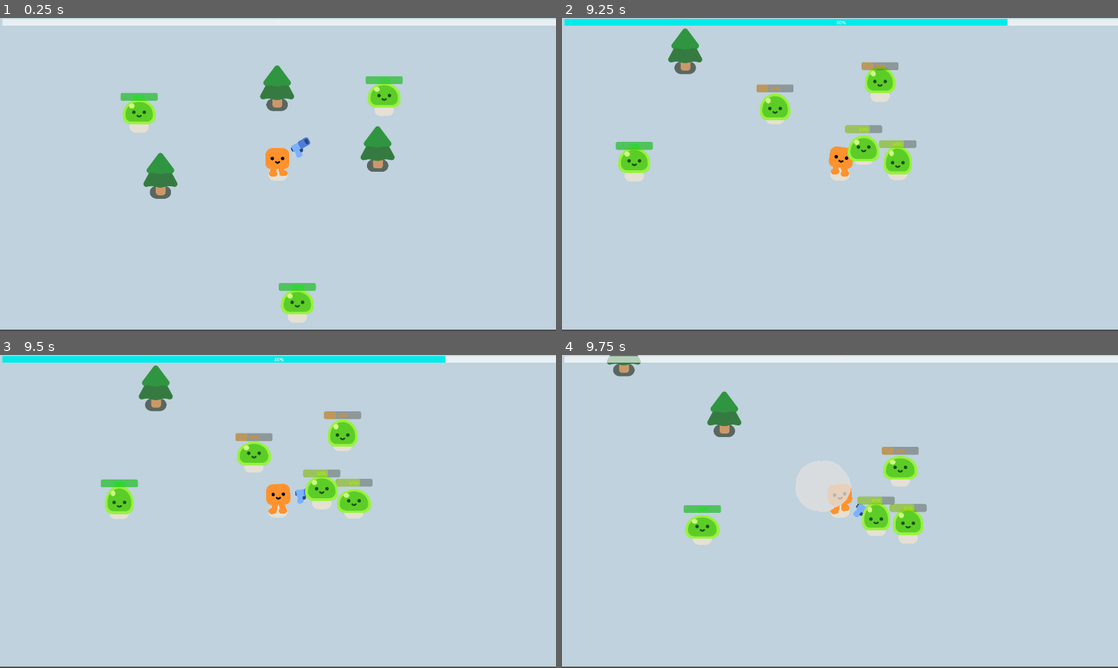
Above: before the commit, frames 1-4 (two rows, left to right).
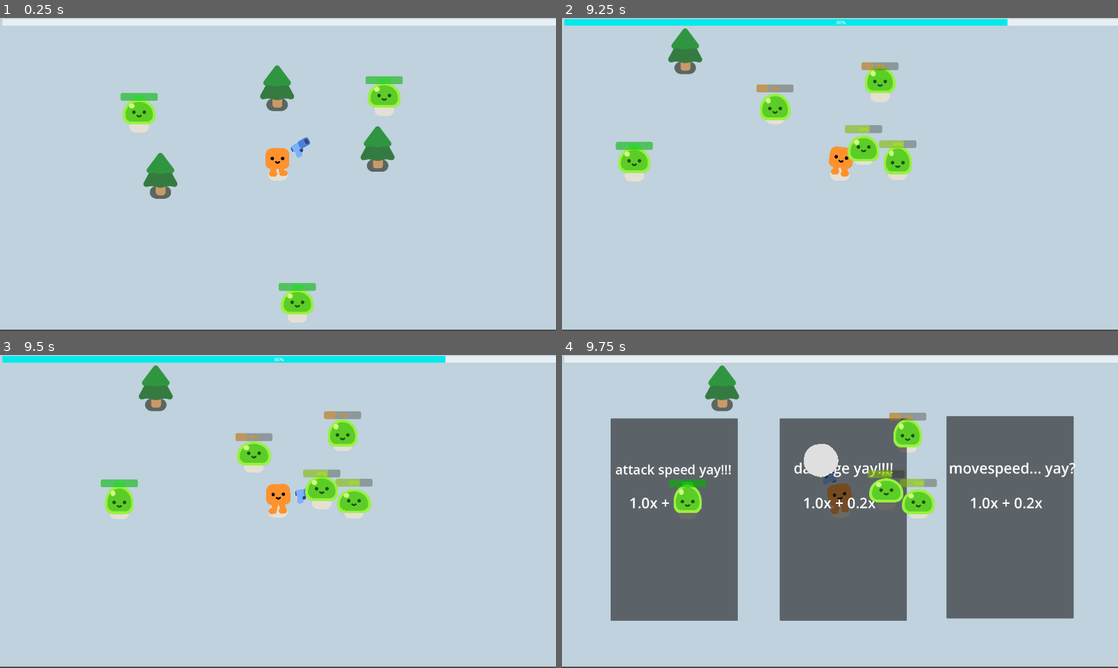
Above: after the commit, the same moments.

Repository: BromarBalkis/LampHireSurvivors
Game: Godot game, scene res://game.tscn
The game is run twice, just before and just after one commit, with the same random seed, the same clock (stepped at 60 frames per second) and the same inputs.
Inputs:
- Up to frame 1 (0.25 s): no input
- Up to frame 2 (9.25 s): hold D (move_right) 0.53-1.28 s; hold S (move_down) 1.28-2.03 s; hold D (move_right) 2.03-2.78 s; hold W (move_up) 2.78-3.53 s; hold A (move_left) 3.53-5.03 s; hold S (move_down) 5.03-5.78 s; hold D (move_right) 5.78-6.53 s; hold W (move_up) 6.53-7.28 s; hold D (move_right) 7.28-8.03 s; hold S (move_down) 8.03-8.78 s; hold A (move_left) from 8.78 s (still down)
- Up to frame 3 (9.5 s): keep holding A (move_left)
- Up to frame 4 (9.75 s): release A (move_left) at 9.53 s; hold W (move_up) from 9.53 s (still down)

Frames 1-3 are identical in both runs. In frame 4, 46% of the frame differs, in the area x 8-93%, y 0-85%.

Commit message:
added primitive level up screen and mechanics

Diff:
--- a/Gun2.gd
+++ b/Gun2.gd
@@ -2,17 +2,25 @@
 
 var enemies_in_range
 var target_enemy
+var player
+
+@export var damage: float = 35
 
 var bullet_scene = preload("res://bullet.tscn")
 
 @onready var gun_sprite = $WeaponPivot/Pistol
 @onready var bullet_container = $bulletContainer
 
+func _ready() -> void:
+	SignalBus.value_update.connect(update_values)
+	player = get_tree().get_first_node_in_group("player")
+
+
 func _physics_process(_delta: float) -> void:
 	enemies_in_range = collision_result #returns array
 	if enemies_in_range.size() > 0:
 		target_enemy = get_collider(0) #gets the closest guy
-		if target_enemy != null:
+		if target_enemy != null: #tldr use target_enemy for anything targetting enemies
 			look_at(target_enemy.global_position)
 	rotate_gun()
 
@@ -32,3 +40,7 @@
 		bullet_container.add_child(bullet_instance)
 		bullet_instance.global_position = $WeaponPivot/Pistol/Bullethole.global_position
 		bullet_instance.global_rotation = $WeaponPivot/Pistol/Bullethole.global_rotation
+
+func update_values() -> void:
+	$FiringSpeed.wait_time = 0.5/player.player_atk_spd
+	damage = 35*player.player_dmg_mult
--- a/bullet.gd
+++ b/bullet.gd
@@ -1,16 +1,19 @@
 extends Area2D
 
 
-@export var damage: float = 35
+var damage
+var target
+var gun
 
-var target
 var speed = Vector2(1000,1000)
 var travelled_distance = 0
 var starting_position
 
 func _ready() -> void:
-	if get_tree().get_first_node_in_group("gun").target_enemy != null: #sometimes game would crash if it targeted a queue_freed enemy
-		target = get_tree().get_first_node_in_group("gun").target_enemy.global_position
+	gun = get_tree().get_first_node_in_group("gun")
+	damage = gun.damage
+	if gun.target_enemy != null: #sometimes game would crash if it targeted a queue_freed enemy
+		target = gun.target_enemy.global_position
 		starting_position = get_tree().get_first_node_in_group("firing_point").global_position #gotta be an easier way to pass this but thats a later problem
 		#without starting position the global_position is 0,0 in the calc
 		target = (target - starting_position).normalized()
--- a/player.gd
+++ b/player.gd
@@ -49,6 +49,7 @@
 	player_exp += exp_value
 	print(player_exp)
 	if player_exp >= next_level_req: #level up
+		SignalBus.level_up.emit()
 		player_exp -= next_level_req
 		next_level_req += 50 #exp required growth, gonna need math
 	SignalBus.exp_updated.emit(player_exp/next_level_req)
--- a/player.tscn
+++ b/player.tscn
@@ -1,9 +1,10 @@
-[gd_scene load_steps=6 format=3 uid="uid://c1sx7bic4uhdj"]
+[gd_scene load_steps=7 format=3 uid="uid://c1sx7bic4uhdj"]
 
 [ext_resource type="PackedScene" uid="uid://pbmyh1qru7p" path="res://characters/happy_boo/happy_boo.tscn" id="1_4flbx"]
 [ext_resource type="Script" uid="uid://brvlsv1ci5w12" path="res://player.gd" id="1_onrkg"]
 [ext_resource type="PackedScene" uid="uid://du5i8r7jdycua" path="res://gun.tscn" id="3_i3pqv"]
 [ext_resource type="PackedScene" uid="uid://bxfs2i8tlep8q" path="res://scenes/player_ui.tscn" id="4_hqtel"]
+[ext_resource type="PackedScene" uid="uid://bxuqase5mx6iy" path="res://scenes/level_up_screen.tscn" id="5_sweqy"]
 
 [sub_resource type="CircleShape2D" id="CircleShape2D_onrkg"]
 radius = 42.0119
@@ -33,3 +34,9 @@
 offset_bottom = -512.0
 grow_horizontal = 1
 grow_vertical = 1
+
+[node name="LevelUpScreen" parent="." instance=ExtResource("5_sweqy")]
+offset_left = -952.0
+offset_top = -513.0
+offset_right = -952.0
+offset_bottom = -513.0
--- /dev/null
+++ b/scenes/level_up_screen.tscn
@@ -0,0 +1,111 @@
+[gd_scene load_steps=8 format=3 uid="uid://bxuqase5mx6iy"]
+
+[ext_resource type="Script" uid="uid://dnr276tk5dwid" path="res://scripts/level_up_screen.gd" id="1_tujht"]
+
+[sub_resource type="LabelSettings" id="LabelSettings_tujht"]
+font_size = 45
+
+[sub_resource type="LabelSettings" id="LabelSettings_502pc"]
+font_size = 50
+
+[sub_resource type="LabelSettings" id="LabelSettings_16lk3"]
+font_size = 50
+
+[sub_resource type="LabelSettings" id="LabelSettings_qmtfy"]
+font_size = 50
+
+[sub_resource type="LabelSettings" id="LabelSettings_5l1el"]
+font_size = 50
+
+[sub_resource type="LabelSettings" id="LabelSettings_sr6tv"]
+font_size = 50
+
+[node name="LevelUpScreen" type="Control"]
+process_mode = 3
+visible = false
+layout_mode = 3
+anchors_preset = 15
+anchor_right = 1.0
+anchor_bottom = 1.0
+grow_horizontal = 2
+grow_vertical = 2
+script = ExtResource("1_tujht")
+
+[node name="Option1" type="Button" parent="."]
+layout_mode = 0
+offset_left = 160.0
+offset_top = 192.0
+offset_right = 599.0
+offset_bottom = 890.0
+
+[node name="OptionType" type="Label" parent="Option1"]
+layout_mode = 0
+offset_left = 16.0
+offset_top = 144.0
+offset_right = 417.0
+offset_bottom = 213.0
+text = "attack speed yay!!!"
+label_settings = SubResource("LabelSettings_tujht")
+
+[node name="OptionDetails" type="Label" parent="Option1"]
+layout_mode = 0
+offset_left = 64.0
+offset_top = 256.0
+offset_right = 348.0
+offset_bottom = 325.0
+text = "sample text"
+label_settings = SubResource("LabelSettings_502pc")
+
+[node name="Option2" type="Button" parent="."]
+layout_mode = 0
+offset_left = 744.0
+offset_top = 192.0
+offset_right = 1183.0
+offset_bottom = 890.0
+
+[node name="OptionType" type="Label" parent="Option2"]
+layout_mode = 0
+offset_left = 48.0
+offset_top = 136.0
+offset_right = 393.0
+offset_bottom = 205.0
+text = "damage yay!!!!"
+label_settings = SubResource("LabelSettings_16lk3")
+
+[node name="OptionDetails" type="Label" parent="Option2"]
+layout_mode = 0
+offset_left = 80.0
+offset_top = 256.0
+offset_right = 364.0
+offset_bottom = 325.0
+text = "sample text"
+label_settings = SubResource("LabelSettings_qmtfy")
+
+[node name="Option3" type="Button" parent="."]
+layout_mode = 0
+offset_left = 1320.0
+offset_top = 184.0
+offset_right = 1759.0
+offset_bottom = 882.0
+
+[node name="OptionType" type="Label" parent="Option3"]
+layout_mode = 0
+offset_left = 8.0
+offset_top = 144.0
+offset_right = 445.0
+offset_bottom = 213.0
+text = "movespeed... yay?"
+label_settings = SubResource("LabelSettings_5l1el")
+
+[node name="OptionDetails" type="Label" parent="Option3"]
+layout_mode = 0
+offset_left = 80.0
+offset_top = 264.0
+offset_right = 364.0
+offset_bottom = 333.0
+text = "sample text"
+label_settings = SubResource("LabelSettings_sr6tv")
+
+[connection signal="pressed" from="Option1" to="." method="_on_option_1_pressed"]
+[connection signal="pressed" from="Option2" to="." method="_on_option_2_pressed"]
+[connection signal="pressed" from="Option3" to="." method="_on_option_3_pressed"]
--- a/scripts/SignalBus.gd
+++ b/scripts/SignalBus.gd
@@ -2,6 +2,13 @@
 
 #home of the signals
 
+@warning_ignore("unused_signal")
 signal take_damage
+@warning_ignore("unused_signal")
 signal mob_death(expvalue)
+@warning_ignore("unused_signal")
 signal exp_updated(value)
+@warning_ignore("unused_signal")
+signal level_up
+@warning_ignore("unused_signal")
+signal value_update
--- /dev/null
+++ b/scripts/level_up_screen.gd
@@ -0,0 +1,37 @@
+extends Control
+
+var player
+var gun
+
+func _ready() -> void:
+	SignalBus.level_up.connect(level_up_screen)
+	player = get_tree().get_first_node_in_group("player")
+	gun = get_tree().get_first_node_in_group("gun")
+
+func level_up_screen(): #get player info
+	visible = true
+	get_tree().paused = true
+	$Option1/OptionDetails.text = (str(player.player_atk_spd) + "x + 0.2x")
+	$Option2/OptionDetails.text = (str(player.player_dmg_mult) + "x + 0.2x")
+	$Option3/OptionDetails.text = (str(player.player_speed_mult) + "x + 0.2x")
+
+func _on_option_1_pressed() -> void:
+	if visible:
+		visible = false
+		player.player_atk_spd += 0.2
+		SignalBus.value_update.emit()
+		get_tree().paused = false
+
+func _on_option_2_pressed() -> void:
+	if visible:
+		visible = false
+		player.player_dmg_mult += 0.2
+		SignalBus.value_update.emit()
+		get_tree().paused = false
+
+func _on_option_3_pressed() -> void:
+	if visible:
+		visible = false
+		player.player_speed_mult += 0.2
+		SignalBus.value_update.emit()
+		get_tree().paused = false
Not shown, added: scripts/level_up_screen.gd.uid
